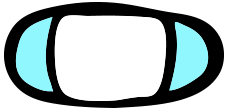
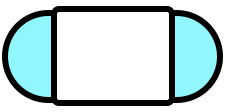
Revision of a layered 226px x 112px image; what changed, layer by layer:
added layer "Rectangle 2" above "Rectangle 1" over [51, 6, 175, 106]
added layer "Rectangle 1" above "Vector Smart Object" over [2, 10, 223, 103]
hid "Vector Smart Object" over [4, 2, 224, 108]
